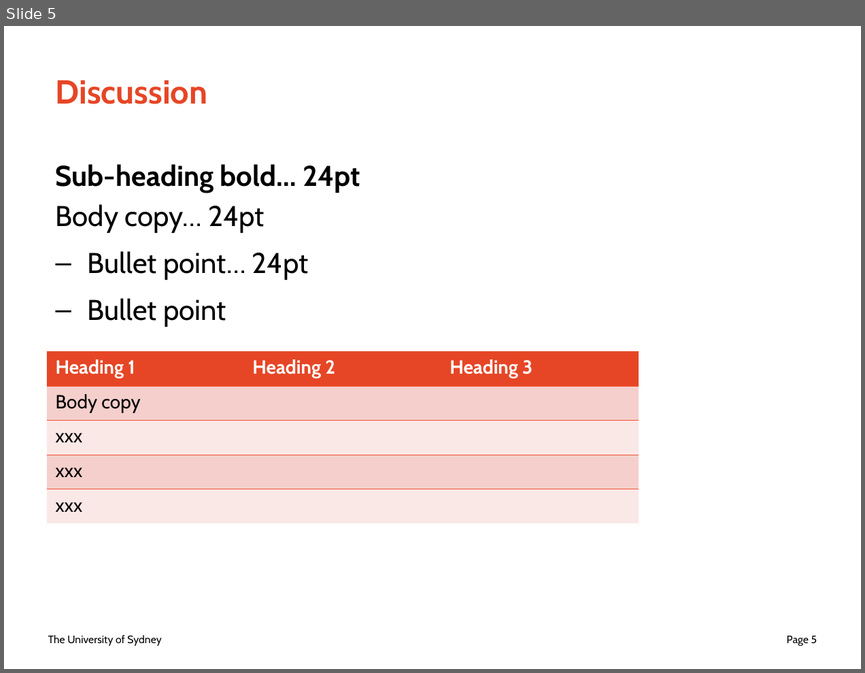
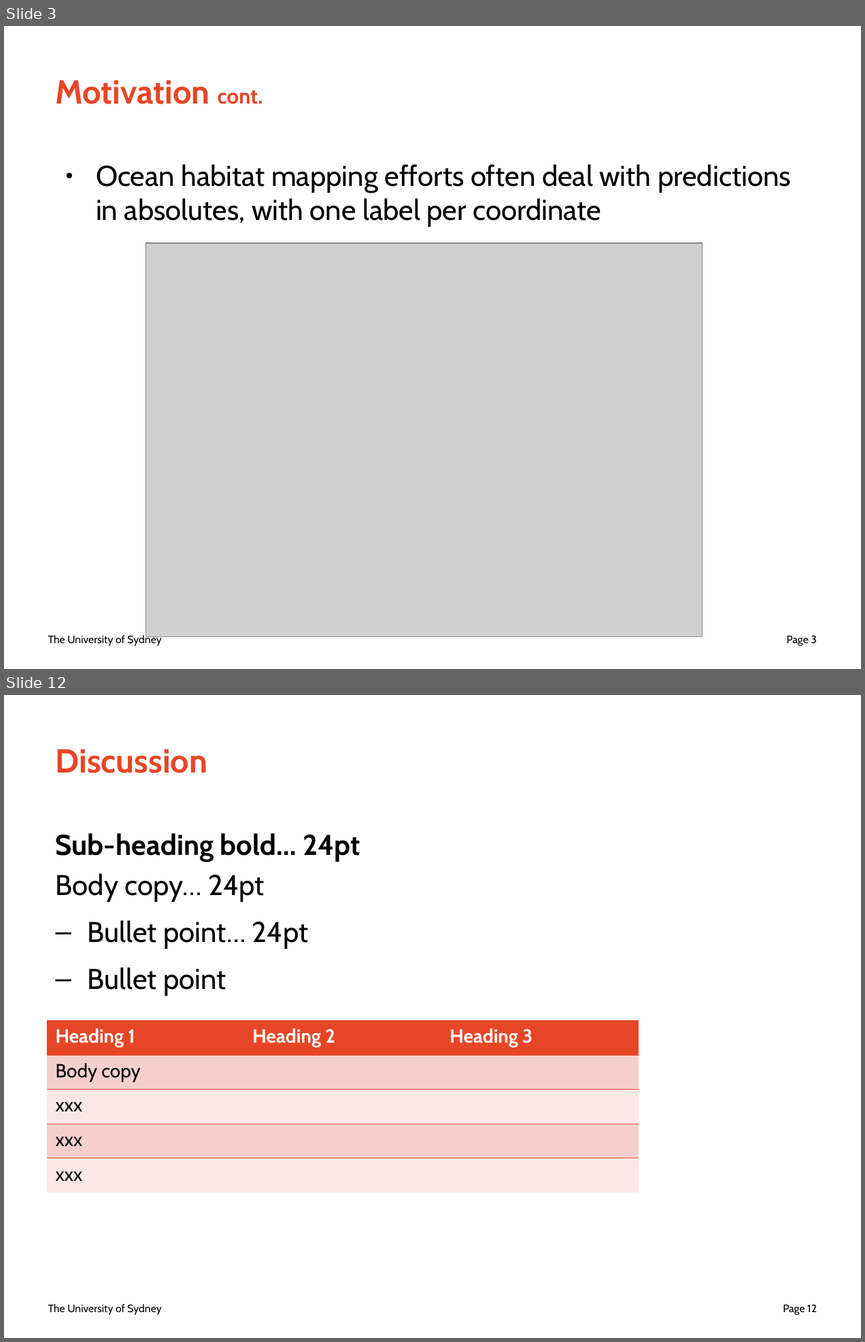
Before and after one commit to juicetin/honours, a slide deck: prez/honours_prez.odp. Shown one above the other, each under a label of ours: slide 5 before the commit, slides 3 and 12 after it; the slides between them are not shown. The pictures are 865x673 and 865x1342 pixels, drawn with LibreOffice and Linux fonts; fonts in the diff are those of the drawing; grey boxes stand for pictures. Boxes give left, top, right and bottom in pixels: in the first picture for what was removed or moved away, otherwise in the second. Text is boxed around its words. In the diff, an @@ line names an element or a change of style, - is before the commit and + after.

```diff
--- a/prez/honours_prez.odp
+++ b/prez/honours_prez.odp
@@ slide 3 added at [4, 26, 861, 669], background #FFFFFF; not listed: 2 template elements that a slide beside it also shows @@
@@ title added at [56, 80, 263, 104], 28 pt, text #E64626, bold @@
+Motivation cont.
@@ text added at [96, 164, 791, 227], 24 pt, text #000000 @@
+● Ocean habitat mapping efforts often deal with predictions in absolutes, with one label per coordinate
@@ picture added at [145, 243, 702, 636] @@
@@ what was slide 5 is now slide 12 @@
@@ page number at [783, 1304, 817, 1314]: text changed @@
-Page 5
+Page 12
```
Also in this commit, not shown: 2 slides changed, 8 other slides added, 2 slides removed.
